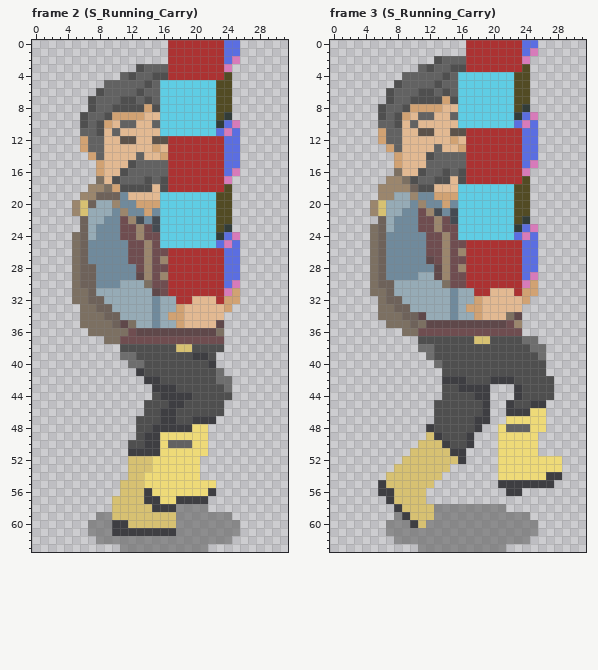
File history of a pixel-art file, Assets/Graphics/Characters/Main Character/Carry_Main.aseprite. This is how it looked before the edit.
32x64 pixels, 9 frames. Colours within 5 levels of each other are drawn and written as one. Shown: frame 2 (S_Running_Carry), frame 3 (S_Running_Carry). The commit also changed other frames, which this record leaves out.
The result:
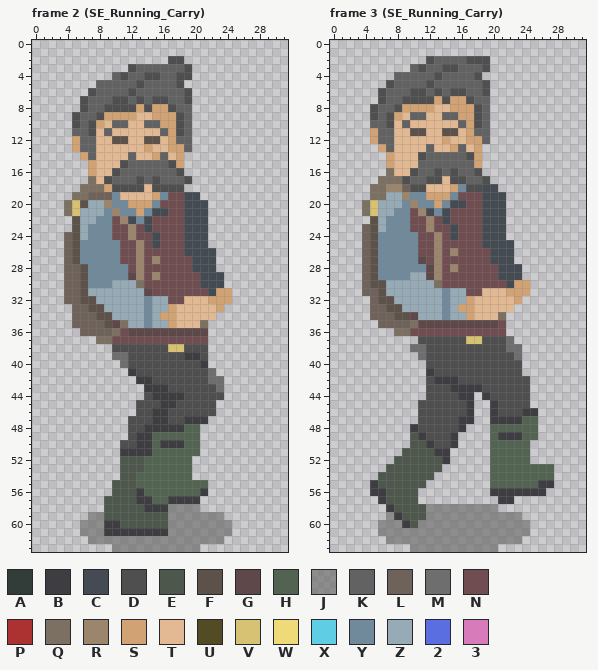
Palette (. is transparent): A #323c39  B #3e3e42  C #454b52  D #4f4f4f  E #4e574c  F #5c524a  G #5f484a  H #526351  J #62626299  K #626262  L #6e625a  M #6e6e6e  N #6f4d50  P #ac3232  Q #7c7062  R #9b866d  S #d1a273  T #e2b992  U #524b24  V #d7c172  W #eeda78  X #5fcde4  Y #708a9c  Z #96abb6  2 #5b6ee1  3 #d77bba
Edits made:
layer "object" now hidden
layer "objects" now hidden
Changed rows in their new state; - is an unchanged pixel.
Frame 2 (SE_Running_Carry):
first column x 4:
 0 -------------.........
 1 -------------.........
 2 -------------DD.......
 3 --------DK---KKD.....-
 4 ------KDK-D-KKDD.....-
 5 ----K----DK-KKD......-
 6 ---DK---DK--KKKD.....-
 7 --DK--D-KDKDDKKD.....-
 8 --DK-D---SDSSDKK.....-
 9 -DK-DS---T-SSSDK.....-
10 -DKDSTK-T-K-SSDK......
11 -K-DTKT-----KSDK......
12 -SK-T-F-T-F-TSKK......
13 -SK-T-----ST-SSK......
14 --SKT---KT-SKTS.......
15 ---ST--DK----DS.......
16 ---ST-DK-----KD.......
17 ---QTDK--DKDKKKD.....-
18 --QQQSD---TD-DD......-
19 -QQL--YT---SYNNCC....-
20 QVFZ-RY-S--YNNNCCC...-
21 QVZ--YRY-SYCCNNCCC...-
22 -FZ-Y-NRCYCNNNNCCC...-
23 -FZY--N-RNCNNNNCCC...-
24 LFZY--N-RN-CNNNCCC....
25 LFY----N-RNCNNNCCC....
26 LFY----N-RN--NNCCCC...
27 LFY----N-RNRNNNNCCC...
28 LLFY----NRN--NNNCCC...
29 LLFY----GRNRNNNNNCCC..
30 LLFY--Z--QN--NNNNCCC..
31 LLFZ------GN-NNNNNCSS.
32 LLFFZ-----YZ-NNT--SS-.
33 -LLFFZ----YZ-ST----S.-
34 -LLLFFZ---YZS-T----.--
35 -LLLLFGQZ-YZ-ST--Q..--
36 --LLLL-NG---------..--
37 ----Q-N-----------..--
38 ------D------V-D--..--
39 ------M-D------B-D.---
40 -------MDD-------B.---
41 --------BD--------M.--
42 ---------B-D------M-.-
43 ----------B--D-----M.-
44 ----------DB---D----.-
45 ---------D--B-D----.--
46 ---------D-B-D-----.--
47 --------D--B-D-B--.---
48 --------D-B----HH.----
49 --------DB-HHHHHH.----
50 -------D-B-HBBBHH.----
51 -------B---HHHHHH.----
52 -------EEEHHHHHH.-----
53 -------EEEHHHHHH.-----
54 -------EEHHHHHHH.-----
55 ------EEEHHHHHHHHH.---
56 ------EEEBHHHHHHHB.---
57 -----EEEEB-HHB---.----
58 -----EEEEEB--J---.----
59 ---J-EEEEEEEEJ------.-
60 --J--B-EEEEEEJ-------.
61 --J--B-------J-------.
62 ---J----------------.-
63 ------J----------.----
Frame 3 (SE_Running_Carry):
first column x 4:
 0 -------------.........---
 1 -------------.........---
 2 --------DK---DDD.....----
 3 ------KDK-D-KKKD.....----
 4 ----K----DK-KKD......----
 5 ---DK---DK--KKKD.....----
 6 --DK--D-KDKDDKKD.....----
 7 --DK-D---SDSSDKK.....----
 8 -DK-DS---T-SSSDK.....----
 9 -DKDSTK-T-K-SSDK......---
10 -K-DTKT-----KSDK......---
11 -SK-T-F-T-F-TSKK......---
12 -SK-T-----ST-SSK......---
13 --SKT---KT-SKTS.......---
14 ---ST--DK----DS.......---
15 ---ST--K-----KS.......---
16 ---QT-DK-DKDKKD......----
17 --QQQDK-D-TD-KKD.....----
18 -QQ--LD-T--SYDDCC....----
19 -QQZ-RY-S--YNNNCCC...----
20 QVZ--YRY-SYCCNNCCC...----
21 QVZ-Y-NRCYCNNNNCCC...----
22 -FZY--N-RNCNNNNCCC...----
23 LFZY--N-RN-CNNNCCC....---
24 LFY----N-RNCNNNCCC....---
25 LFY----N-RN--NNCCCC...---
26 LFY----N-RNRNNNNCCC...---
27 LFY----GNRN--NNNCCC...---
28 LFY-----GRNRNNNNNCCC..---
29 LFY---Z-GRN--NNNNCCC..---
30 LFFZ-----QN--NNNNNCSS.---
31 LLFZ------YZ-NNT--SS-.---
32 -LFFZ-----YZ-ST----S.----
33 -LLFFZ----YZS-T----.-----
34 -LLLFFGZ--YZ-ST--Q..-----
35 --LLLLQG---------N..-----
36 ----Q-N-----------..-----
37 -------------V-D--M...---
38 ------M-D---------MM...--
39 -------MD----------M...--
40 --------DD----------...--
41 --------BD----------...--
42 --------DB--D---DDD--...-
43 --------DD-B---DDDDD-...-
44 --------DD--BB.-DDDD-...-
45 -------DD----B..BDD--..--
46 -------DD----B..BDDD-B.--
47 -------DD---BB..BBBBHH.--
48 ------BDD---B..-HHHHHH.--
49 ------EBDD-B..--HBBBHH---
50 ------EEBDDB..--HHHHH.---
51 -----EEEEBB..---HHHHH.---
52 ----EEEEEEB..---HHHHH....
53 ---EEEEEEE.-----HHHHHHHH.
54 --EEEEEEE.------HHHHHHHH.
55 -BEEEEEE.-------HHHHHH---
56 -B-EEEE.--------BB--BBB--
57 --BEEEE.---------BB------
58 ---BEEEEJ--------.-------
59 ---JBEEEJ-----------.----
60 --J--BEJ-------------.---
61 --J------------------.---
62 ---J----------------.----
63 ------J----------.-------
Boxes around the changes in both pictures, in picture pixels (x1, y1, x2, y2):
changed: (64, 40, 240, 552)
changed: (362, 40, 562, 552)
